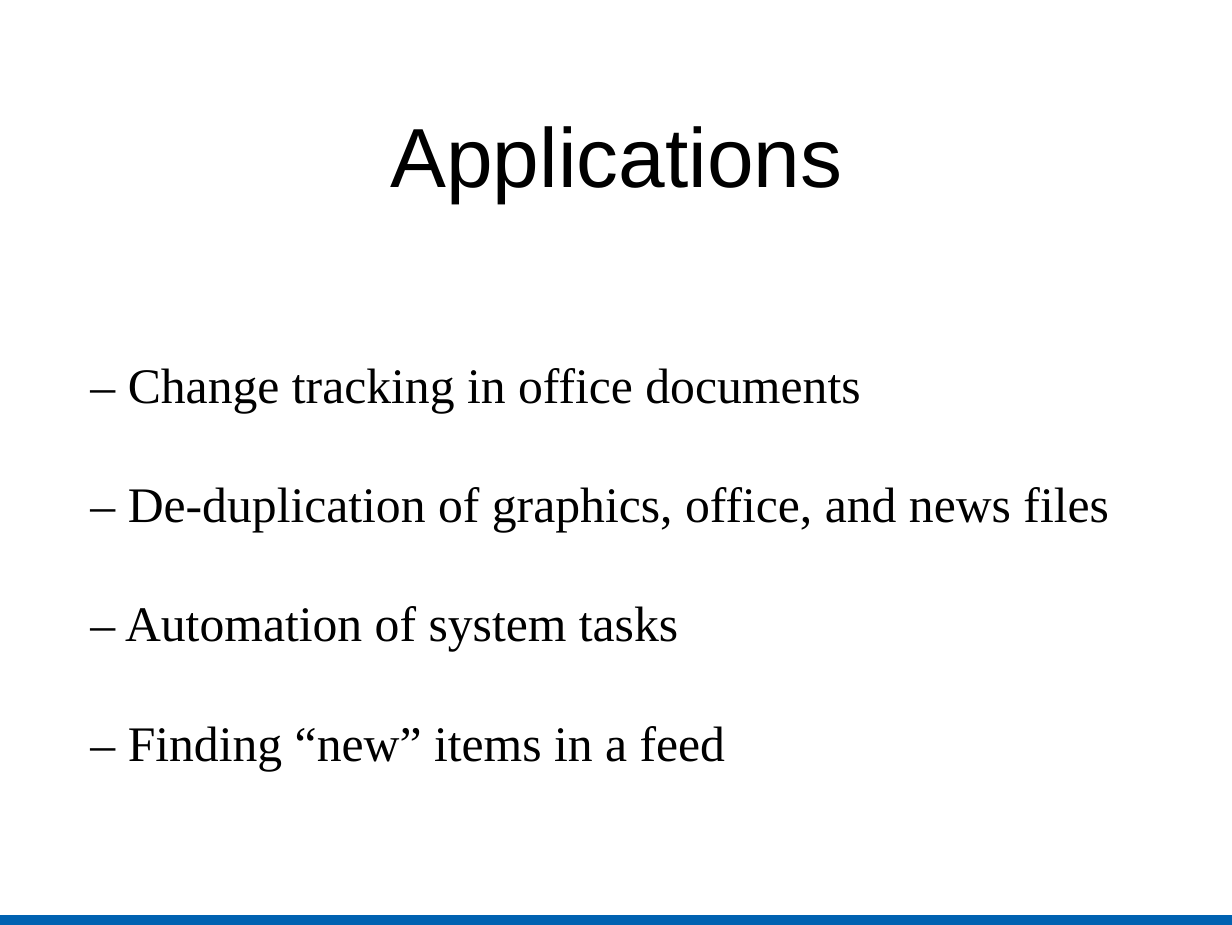
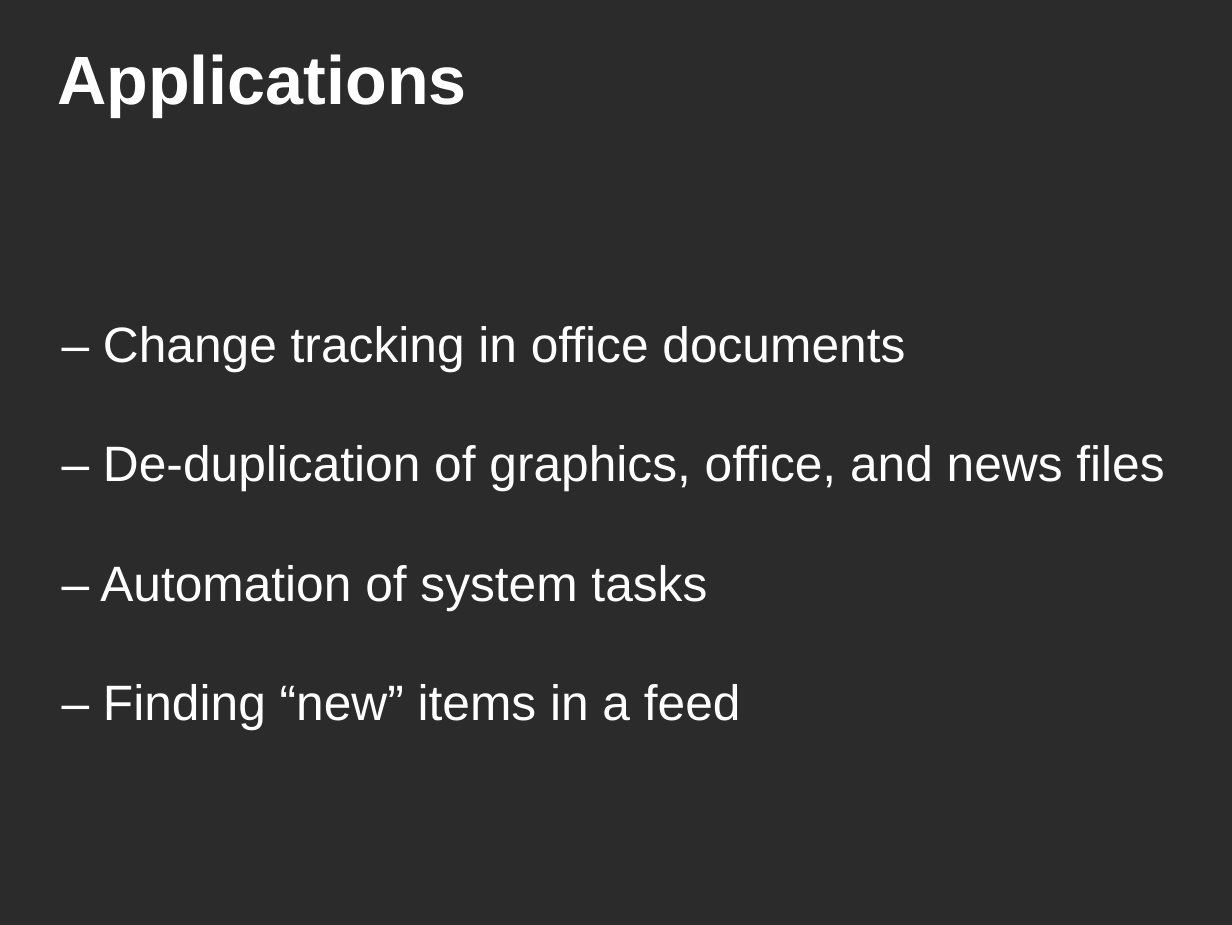
Before and after one commit to kratos12000/FastXMLDiff, a slide deck: slide 33 of Presentation/Slides.odp (slide 32 before the commit). Drawn at 1232x925 pixels with LibreOffice and Linux fonts; fonts in the diff are those of the drawing; background and template pictures are left out; a plain dark background stands for a picture behind light text. Boxes give left, top, right and bottom in pixels: in the first picture for what was removed or moved away, otherwise in the second. Text is boxed around its words. In the diff, an @@ line names an element or a change of style, - is before the commit and + after.

```diff
--- a/Presentation/Slides.odp
+++ b/Presentation/Slides.odp
@@ background #FFFFFF to picture (left out) @@
@@ title "Applications": place and size @@
-title "Applications" at bbox=[390, 126, 842, 203]
+title "Applications" at bbox=[57, 54, 466, 117]
@@ title "Applications" at bbox=[57, 54, 466, 117]: size 54 to 44 pt, text colour #000000 to #FFFFFF, bold on; alignment centre to left @@
@@ subtitle "– Change tracking in office ...": place and size @@
-subtitle "– Change tracking in office ..." at bbox=[125, 368, 1108, 771]
+subtitle "– Change tracking in office ..." at bbox=[100, 326, 1164, 729]
@@ subtitle "– Change tracking in office ..." at bbox=[100, 326, 1164, 729]: font Times New Roman to Arial, text colour #000000 to #FFFFFF @@
@@ rectangle removed at bbox=[0, 914, 1232, 925] @@
```
Also in this commit, not shown: 32 other slides changed, 3 slides added, 1 other file.
